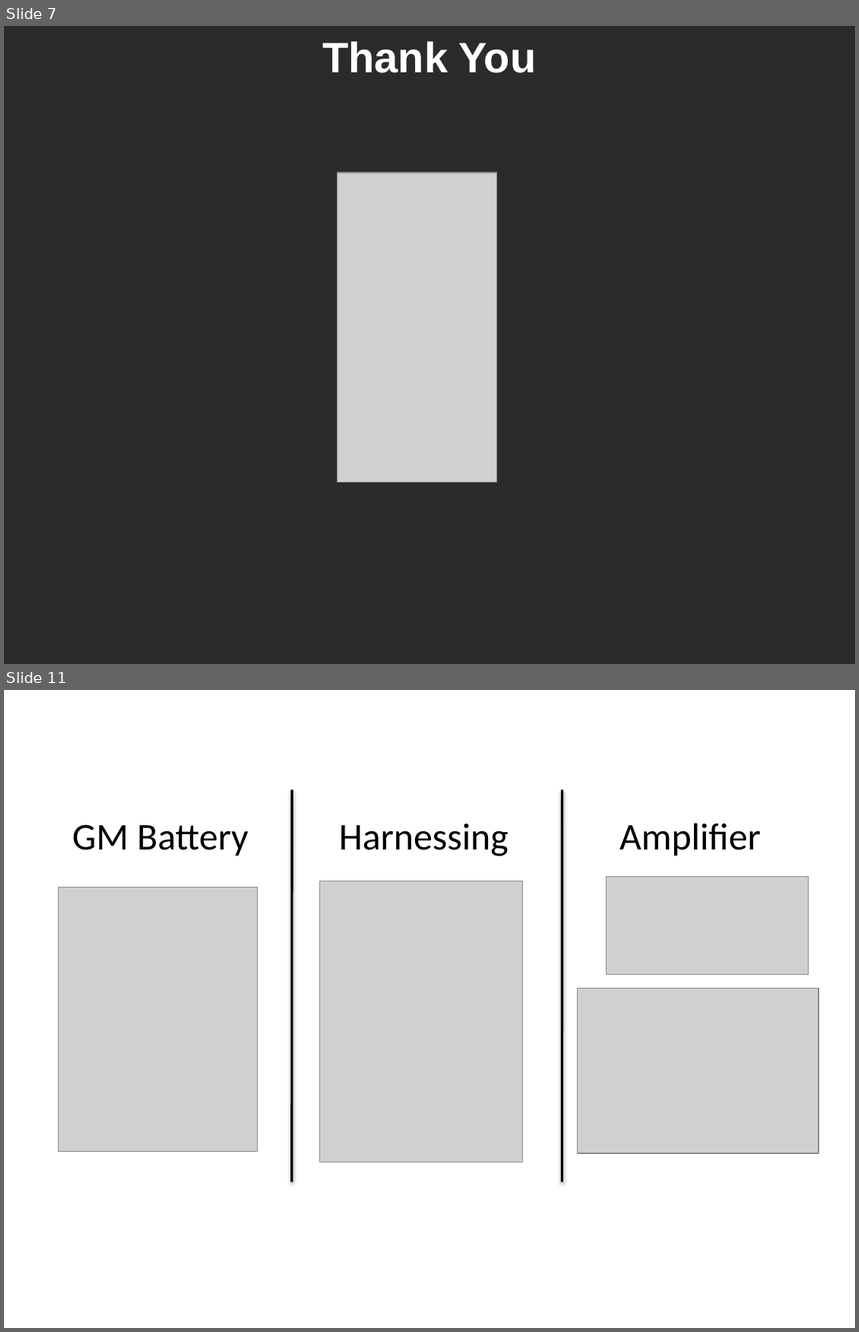
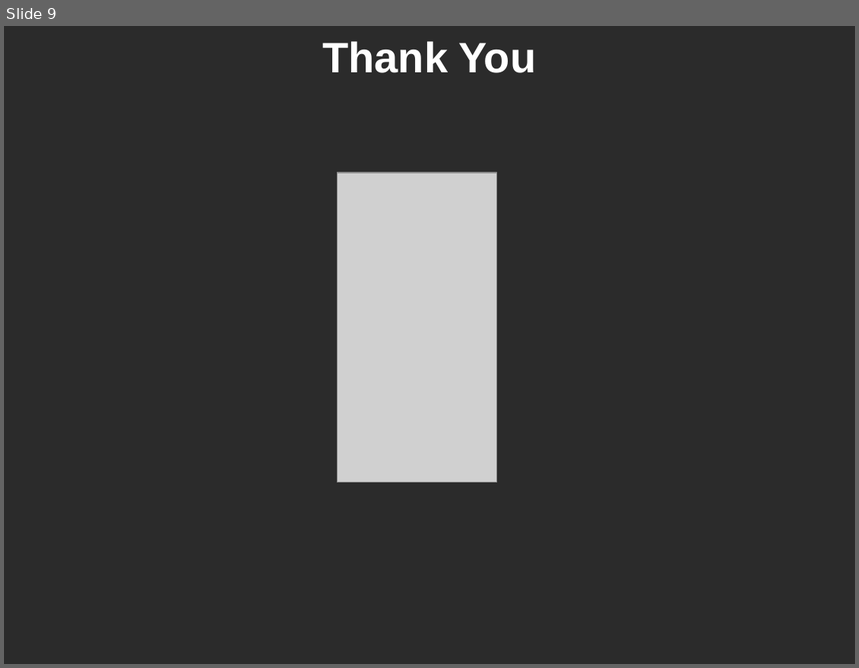
Before and after one commit to ominux/ece532, a slide deck: project/april_11/john.pptx. Shown one above the other, each under a label of ours: slides 7 and 11 before the commit, slide 9 after it; the slides between them are not shown. The pictures are 859x1332 and 859x668 pixels, drawn with LibreOffice and Linux fonts; fonts in the diff are those of the drawing; grey boxes stand for pictures; background and template pictures are left out; a plain dark background stands for a picture behind light text. Boxes give left, top, right and bottom in pixels: in the first picture for what was removed or moved away, otherwise in the second. Text is boxed around its words. In the diff, an @@ line names an element or a change of style, - is before the commit and + after.

```diff
--- a/project/april_11/john.pptx
+++ b/project/april_11/john.pptx
@@ slide 11 removed at [4,690,855,1328], background picture (left out) @@
@@ line removed from (292, 790) to (292, 1182) @@
@@ line removed from (563, 790) to (563, 1182) @@
@@ text removed at [72,825,248,856] @@
-GM Battery
@@ text removed at [339,823,509,856] @@
-Harnessing
@@ text removed at [620,823,761,856] @@
-Amplifier
@@ picture removed at [59,888,257,1152] @@
@@ picture removed at [320,882,523,1163] @@
@@ picture removed at [607,876,808,974] @@
@@ picture removed at [578,988,819,1154] @@
@@ what was slide 7 is now slide 9 @@
```
Also in this commit, not shown: 1 slide changed, 4 slides added, 6 other slides removed.
